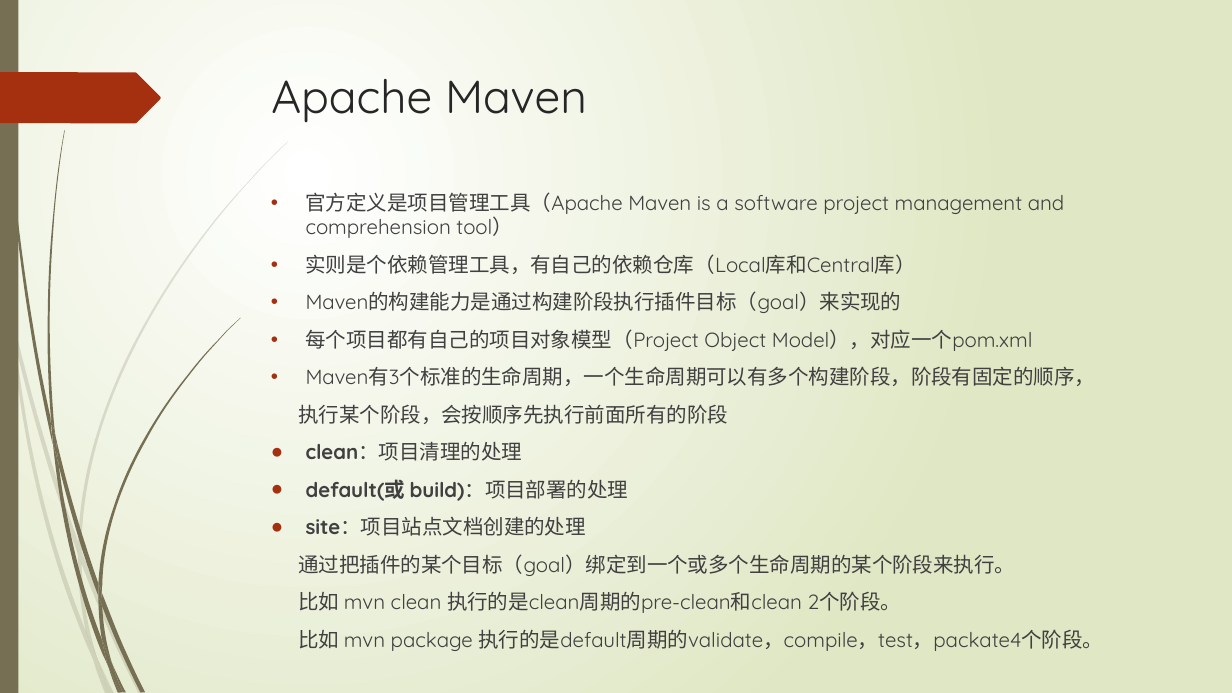
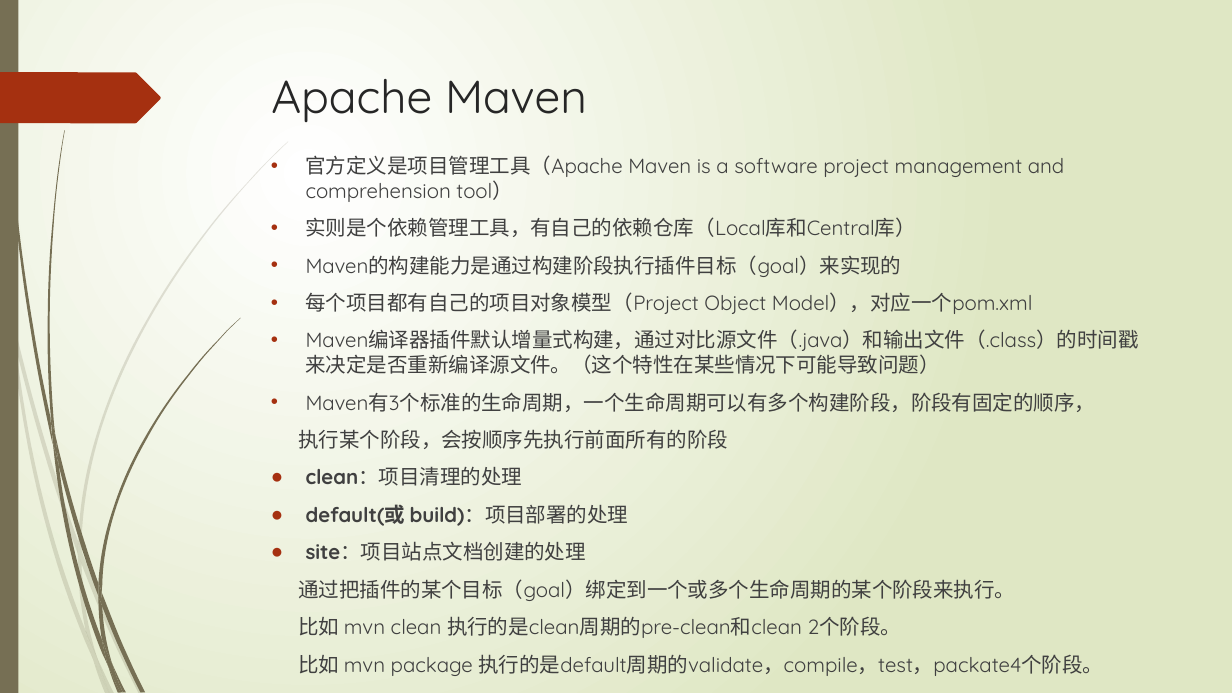
Before and after one commit to xljnc/gradle-springboot-plugin, a slide deck: slide 6 of doc/Gradle浅析.pptx. Drawn at 1232x693 pixels with LibreOffice and Linux fonts; fonts in the diff are those of the drawing. Boxes give left, top, right and bottom in pixels: in the first picture for what was removed or moved away, otherwise in the second. Text is boxed around its words. In the diff, an @@ line names an element or a change of style, - is before the commit and + after.

Commit message:
文档 by qiyu 2021-12-20

```diff
--- a/doc/Gradle浅析.pptx
+++ b/doc/Gradle浅析.pptx
@@ text "官方定义是项目管理工具（Apache Maven is a software ...": place and size @@
-text "官方定义是项目管理工具（Apache Maven is a software ..." at <box>298,192,1103,651</box>
+text "官方定义是项目管理工具（Apache Maven is a software ..." at <box>298,155,1139,638</box>
@@ text at <box>306,329,1139,374</box>: paragraph added @@
+• Maven编译器插件默认增量式构建，通过对比源文件（.java）和输出文件（.class）的时间戳来决定是否重新编译源文件。（这个特性在某些情况下可能导致问题）
```
Also in this commit, not shown: 1 other slide changed, 2 slides added.
